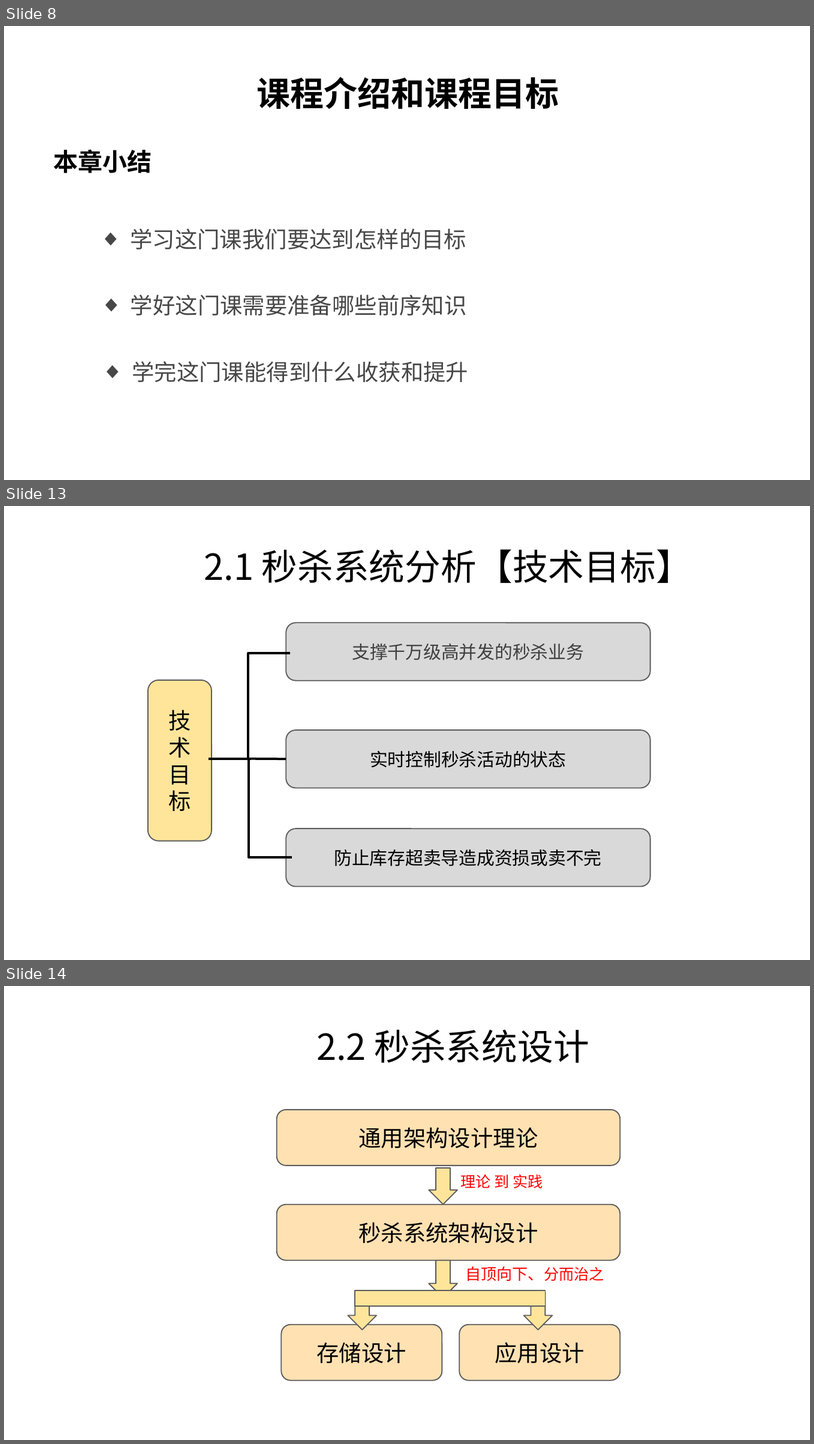
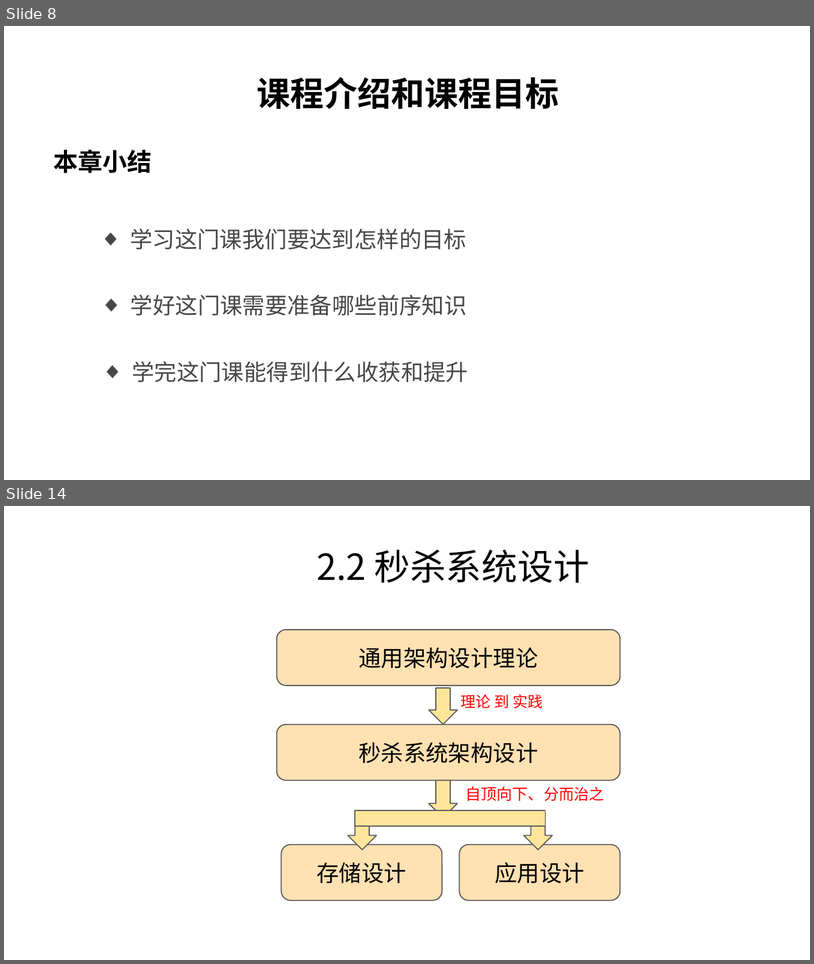
Before and after one commit to char-dance/flashSale-demo, a slide deck: FalshSale.pptx. Shown one above the other, each under a label of ours: slides 8, 13 and 14 before the commit, slides 8 and 14 after it; the slides between them are not shown. The pictures are 814x1444 and 814x964 pixels, drawn with LibreOffice and Linux fonts; fonts in the diff are those of the drawing; background and template pictures are left out. Boxes give left, top, right and bottom in pixels: in the first picture for what was removed or moved away, otherwise in the second. Text is boxed around its words. In the diff, an @@ line names an element or a change of style, - is before the commit and + after.

```diff
--- a/FalshSale.pptx
+++ b/FalshSale.pptx
@@ slide 13 removed at (4, 506, 810, 960), background #FFFFFF @@
@@ text removed at (204, 549, 692, 583) @@
-2.1 秒杀系统分析【技术目标】
@@ rounded rectangle removed at (286, 623, 651, 681) @@
-支撑千万级高并发的秒杀业务
@@ elbow line removed from (209, 759) to (290, 653) @@
@@ rounded rectangle removed at (149, 680, 212, 841) @@
-技
-术
-目
-标
@@ rounded rectangle removed at (286, 730, 651, 788) @@
-实时控制秒杀活动的状态
@@ elbow line removed from (251, 759) to (292, 858) @@
@@ line removed from (250, 759) to (286, 759) @@
@@ rounded rectangle removed at (286, 829, 651, 886) @@
-防止库存超卖导造成资损或卖不完
```
Also in this commit, not shown: 1 slide changed, 4 slides added, 3 other slides removed.
